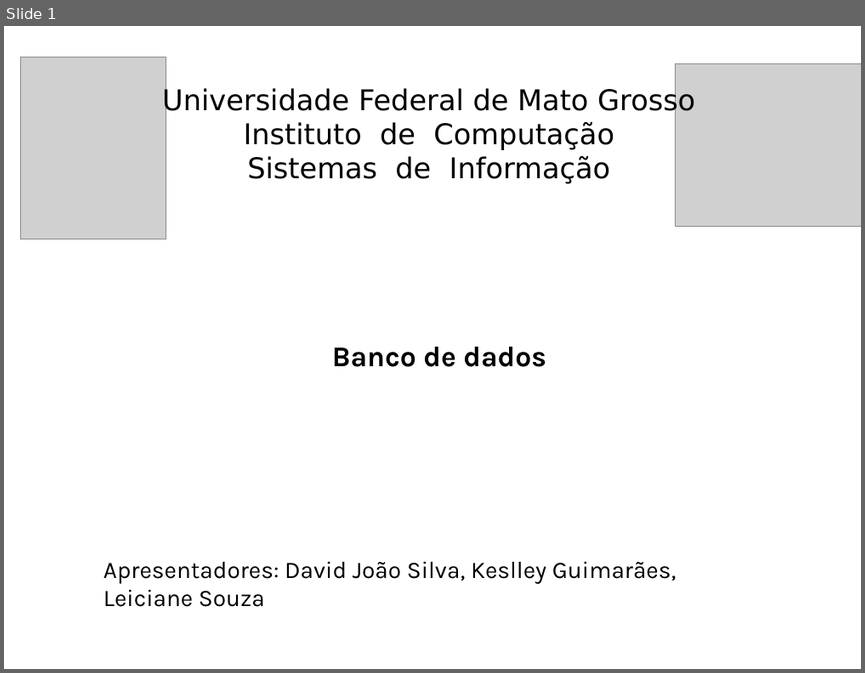
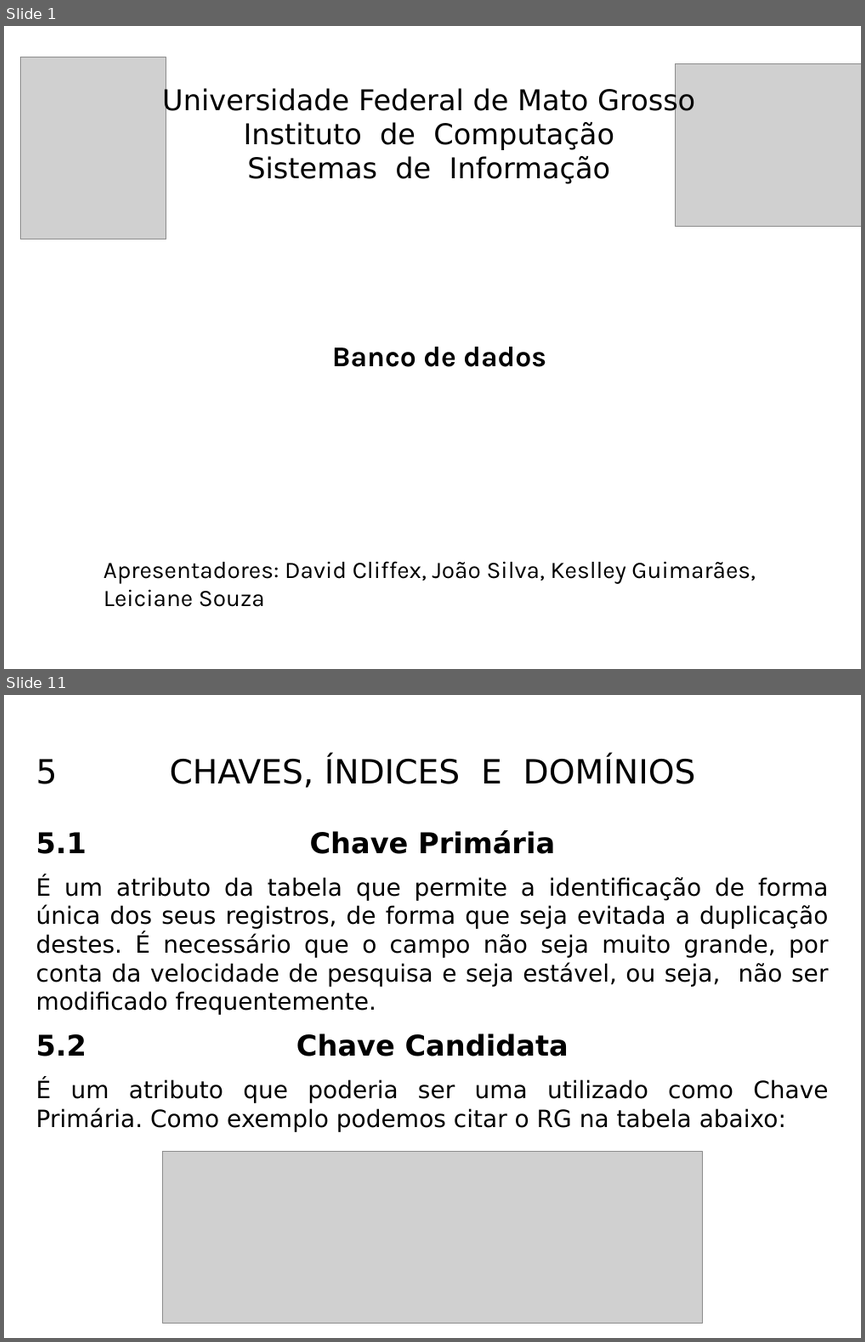
Before and after one commit to KeslleyWillian/Faculdade, a slide deck: 1-semestre/Fundamentos-da-computacao/Banco_de_dados.pptx. Shown one above the other, each under a label of ours: slide 1 before the commit, slides 1 and 11 after it; the slides between them are not shown. The pictures are 865x673 and 865x1342 pixels, drawn with LibreOffice and Linux fonts; fonts in the diff are those of the drawing; grey boxes stand for pictures. Boxes give left, top, right and bottom in pixels: in the first picture for what was removed or moved away, otherwise in the second. Text is boxed around its words. In the diff, an @@ line names an element or a change of style, - is before the commit and + after.

```diff
--- a/1-semestre/Fundamentos-da-computacao/Banco_de_dados.pptx
+++ b/1-semestre/Fundamentos-da-computacao/Banco_de_dados.pptx
@@ slide 11 added at (4, 695, 861, 1338), background #FFFFFF @@
@@ text added at (36, 759, 58, 784), 28 pt, text #000000 @@
+5
@@ text added at (170, 756, 696, 788), 28 pt, text #000000 @@
+CHAVES, ÍNDICES E DOMÍNIOS
@@ text added at (36, 832, 86, 854), 24 pt, text #000000, bold @@
+5.1
@@ text added at (310, 830, 555, 854), 24 pt, text #000000, bold @@
+Chave Primária
@@ text added at (36, 876, 828, 1015), 20 pt, text #000000 @@
+É um atributo da tabela que permite a identificação de forma única dos seus registros, de forma que seja evitada a duplicação destes. É necessário que o campo não seja muito grande, por conta da velocidade de pesquisa e seja estável, ou seja, não ser modificado frequentemente.
@@ text added at (36, 1034, 86, 1056), 24 pt, text #000000, bold @@
+5.2
@@ text added at (296, 1033, 568, 1056), 24 pt, text #000000, bold @@
+Chave Candidata
@@ text added at (36, 1078, 828, 1132), 20 pt, text #000000 @@
+É um atributo que poderia ser uma utilizado como Chave Primária. Como exemplo podemos citar o RG na tabela abaixo:
@@ picture added at (162, 1151, 703, 1322) @@
@@ slide 1 changed as well @@
@@ text at (103, 561, 755, 607): text changed @@
-Apresentadores: David João Silva, Keslley Guimarães, Leiciane Souza
+Apresentadores: David Cliffex, João Silva, Keslley Guimarães, Leiciane Souza
```
Also in this commit, not shown: 4 other slides changed, 14 other slides added, 6 slides removed, 20 other files.
